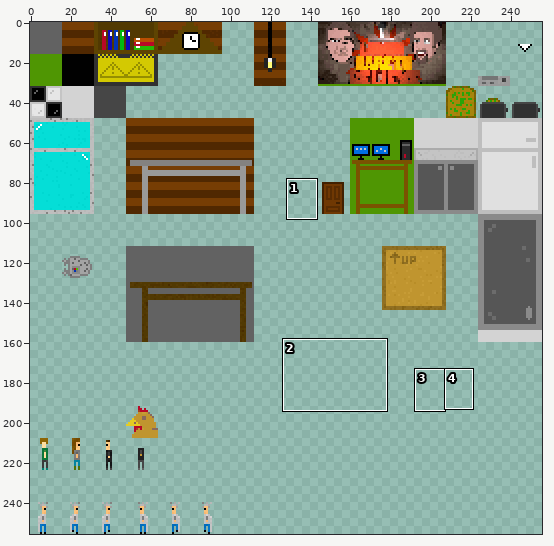
Sprite sheet, stored at res/textures/gameSheet.png. Above: a wide view before the commit, with the close-up outlined.
Close-up. Before:
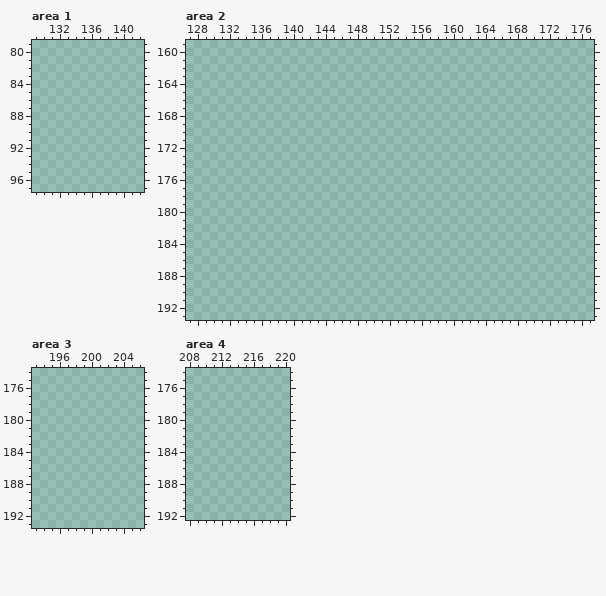
The file is 256x256 pixels. Colours within 5 levels of each other are drawn and written as one. Shown: area 1: x 129..142, y 79..97; area 2: x 127..177, y 159..193; area 3: x 193..206, y 174..193; area 4: x 208..220, y 174..192. The commit also changed other parts of the picture, which this record leaves out.
And afterwards:
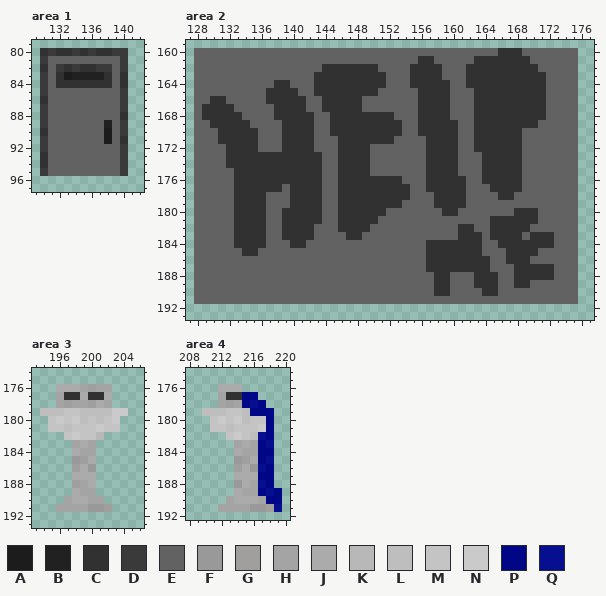
Palette (. is transparent): A #1c1c1c  B #212122  C #313131  D #3a3a3a  E #626262  F #999999  G #a09f9e  H #a4a4a4  J #ababab  K #b8b8b8  L #bebebe  M #c4c4c4  N #cacaca  P #000787  Q #060f8f
What changed:
--- area 1
@@ x 129..142 @@
 79 ..............
-80 ..............
-81 ..............
-82 ..............
-83 ..............
-84 ..............
-85 ..............
-86 ..............
-87 ..............
-88 ..............
-89 ..............
-90 ..............
-91 ..............
-92 ..............
-93 ..............
-94 ..............
-95 ..............
+80 .CDCCDCDCCDD..
+81 .DEEEEEEEEED..
+82 .CEDCDCCDDED..
+83 .DECABBBBCEC..
+84 .DECCCCCCCEC..
+85 .DEEEEEEEEED..
+86 .CEEEEEEEEED..
+87 .DEEEEEEEEED..
+88 .DEEEEEEEEEC..
+89 .DEEEEEEEBED..
+90 .CEEEEEEEAED..
+91 .DEEEEEEEAEC..
+92 .DEEEEEEEEED..
+93 .CEEEEEEEEED..
+94 .CEEEEEEEEED..
+95 .DEEEEEEEEED..
 96 ..............
--- area 2
@@ x 127..177 @@
 159 ...................................................
-160 ...................................................
-161 ...................................................
-162 ...................................................
-163 ...................................................
-164 ...................................................
-165 ...................................................
-166 ...................................................
-167 ...................................................
-168 ...................................................
-169 ...................................................
-170 ...................................................
-171 ...................................................
-172 ...................................................
-173 ...................................................
-174 ...................................................
-175 ...................................................
-176 ...................................................
-177 ...................................................
-178 ...................................................
-179 ...................................................
-180 ...................................................
-181 ...................................................
-182 ...................................................
-183 ...................................................
-184 ...................................................
-185 ...................................................
-186 ...................................................
-187 ...................................................
-188 ...................................................
-189 ...................................................
-190 ...................................................
-191 ...................................................
+160 .EEEEEEEEEEEEEEEEEEEEEEEEEEEEEEEEEEEEEECCCEEEEEEE..
+161 .EEEEEEEEEEEEEEEEEEEEEEEEEEEECCEEEEECCCCCCCEEEEEE..
+162 .EEEEEEEEEEEEEEEECCCCCCCEEEECCCCEEECCCCCCCCCEEEEE..
+163 .EEEEEEEEEEEEEEECCCCCCCCCEEECCCCEEECCCCCCCCCCEEEE..
+164 .EEEEEEEEEECCEEECCCCCCCCCEEECCCCCEECCCCCCCCCCEEEE..
+165 .EEEEEEEEECCCCEECCCCCCCCEEEEECCCCEEECCCCCCCCCEEEE..
+166 .EECCEEEEECCCCCEECCCCCEEEEEEECCCCEEECCCCCCCCCEEEE..
+167 .ECCCCEEEEECCCCEECCCCCEEEEEEECCCCEEECCCCCCCCCEEEE..
+168 .ECCCCCEEEECCCCCEECCCCCCCCEEECCCCEEECCCCCCCCCEEEE..
+169 .EECCCCCEEEECCCCEECCCCCCCCCEECCCCCEECCCCCCCCEEEEE..
+170 .EEECCCCCEEECCCCEECCCCCCCCCEECCCCCEECCCCCCEEEEEEE..
+171 .EEECCCCCEEECCCCEEECCCCCCCEEEECCCCEECCCCCCEEEEEEE..
+172 .EEEECCCCEEECCCCEEECCCCEEEEEEECCCCEECCCCCCEEEEEEE..
+173 .EEEECCCCCCCCCCCCEECCCCEEEEEEECCCCEEECCCCCEEEEEEE..
+174 .EEEECCCCCCCCCCCCEECCCCEEEEEEECCCCEEECCCCCEEEEEEE..
+175 .EEEEECCCCCCCCCCCEECCCCEEEEEEECCCCEEECCCCCEEEEEEE..
+176 .EEEEECCCCCCCCCCCEECCCCCCCCEEECCCCCEECCCCCEEEEEEE..
+177 .EEEEECCCCCCECCCCEECCCCCCCCCEECCCCCEEECCCCEEEEEEE..
+178 .EEEEECCCCEEECCCCEECCCCCCCCCEEECCCCEEEECCEEEEEEEE..
+179 .EEEEECCCCEEECCCCEECCCCCCCCEEEECCCCEEEEEEEEEEEEEE..
+180 .EEEEECCCCEECCCCCEECCCCCCEEEEEEECCEEEEEEECCCEEEEE..
+181 .EEEEECCCCEECCCCCEECCCCCEEEEEEEEEEEEEECCCCCCEEEEE..
+182 .EEEEECCCCEECCCCEEECCCCEEEEEEEEEEECCEECCCCCEEEEEE..
+183 .EEEEECCCCEECCCCEEEECCEEEEEEEEEEEECCCECCCCECCCEEE..
+184 .EEEEECCCCEEECCEEEEEEEEEEEEEEECCCCCCCEECCCCCCCEEE..
+185 .EEEEEECCEEEEEEEEEEEEEEEEEEEEECCCCCCCEEECCCCEEEEE..
+186 .EEEEEEEEEEEEEEEEEEEEEEEEEEEEECCCCCCCCEECCCEEEEEE..
+187 .EEEEEEEEEEEEEEEEEEEEEEEEEEEEECCCCCCCCEEECCCCCEEE..
+188 .EEEEEEEEEEEEEEEEEEEEEEEEEEEEEECCEEECCCEECCCCCEEE..
+189 .EEEEEEEEEEEEEEEEEEEEEEEEEEEEEECCEEECCCEECCEEEEEE..
+190 .EEEEEEEEEEEEEEEEEEEEEEEEEEEEEECCEEEECCEEEEEEEEEE..
+191 .EEEEEEEEEEEEEEEEEEEEEEEEEEEEEEEEEEEEEEEEEEEEEEEE..
 192 ...................................................
--- area 3
@@ x 193..206 @@
 175 ..............
-176 ..............
-177 ..............
-178 ..............
-179 ..............
-180 ..............
-181 ..............
-182 ..............
-183 ..............
-184 ..............
-185 ..............
-186 ..............
-187 ..............
-188 ..............
-189 ..............
-190 ..............
-191 ..............
+176 ...JJJHGHH....
+177 ...HCCJCCJ....
+178 ...HGHHGJH....
+179 .LLLMMLLLLNN..
+180 ..MNMNLMLMN...
+181 ..MMLMMMNMM...
+182 ....MNMMK.....
+183 .....HJH......
+184 .....JHH......
+185 .....FGJ......
+186 .....GJF......
+187 .....JJJ......
+188 .....GHJ......
+189 .....JHH......
+190 ....HJJHH.....
+191 ...HHHHFFG....
 192 ..............
--- area 4
@@ x 208..220 @@
 175 .............
-176 .............
-177 .............
-178 .............
-179 .............
-180 .............
-181 .............
-182 .............
-183 .............
-184 .............
-185 .............
-186 .............
-187 .............
-188 .............
-189 .............
-190 .............
-191 .............
+176 ....JJJ......
+177 ....HCCPP....
+178 ....HGHPQP...
+179 ..LLLMMLPPP..
+180 ...MNMNLMMP..
+181 ...MMLMMMNP..
+182 .....MNMLQP..
+183 ......HJHPQ..
+184 ......JHHPP..
+185 ......FGJPQ..
+186 ......GJFQP..
+187 ......JJJPP..
+188 ......FJHQP..
+189 ......JHHPQP.
+190 .....HJJJHPP.
+191 ....HHHHFFGQ.
 192 .............
Boxes around the changes in both close-ups, in picture pixels (x1, y1, x2, y2):
added: (40, 48, 128, 176)
added: (194, 48, 578, 304)
added: (40, 384, 128, 512)
added: (202, 384, 282, 512)
